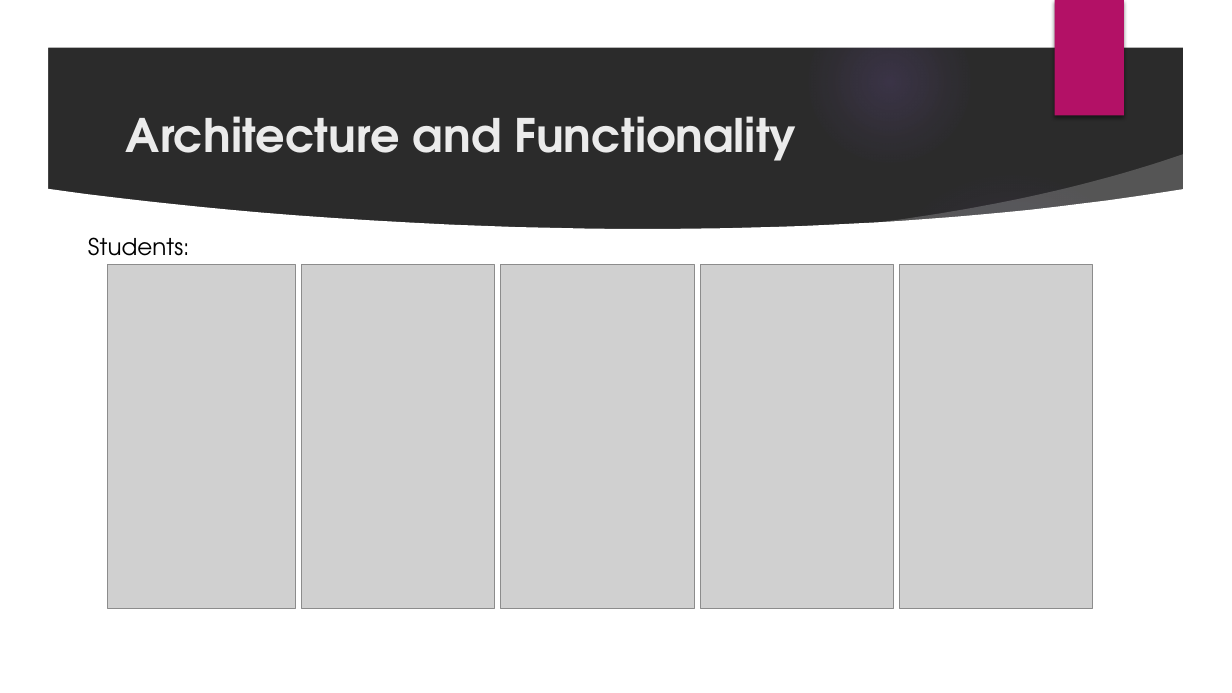
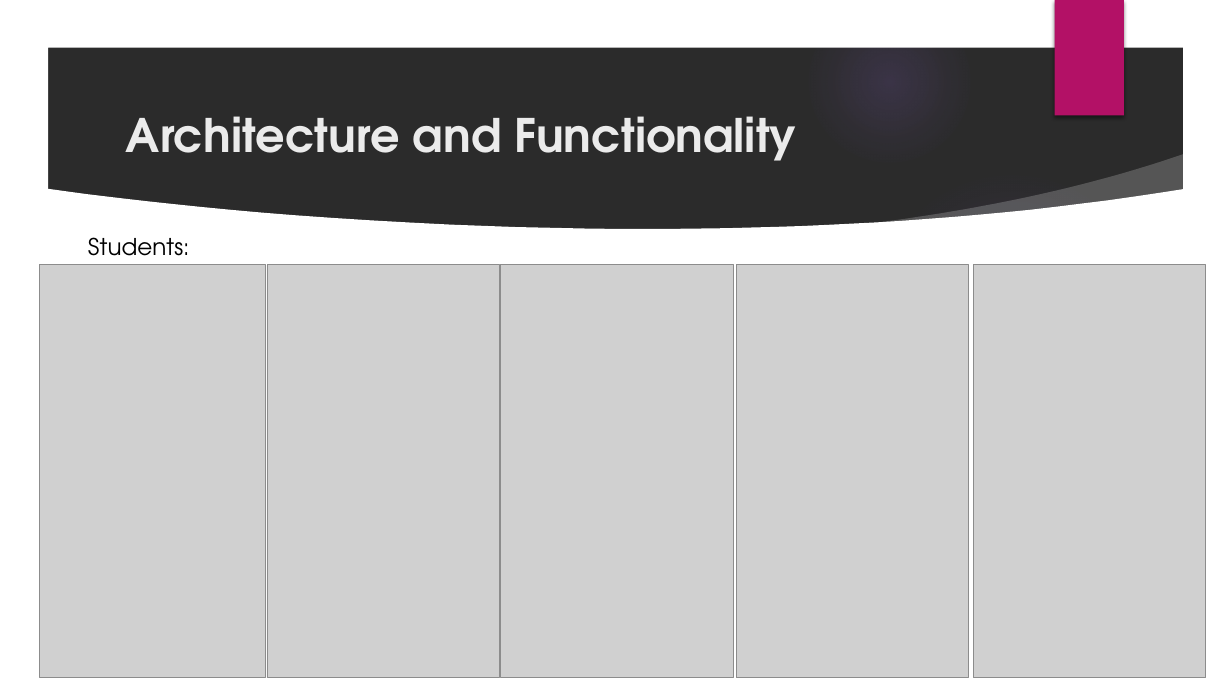
Before and after one commit to ks-manu/Mannschaft_KNUST, a slide deck: slide 11 of MannschaftPresentation.pptx. Drawn at 1232x693 pixels with LibreOffice and Linux fonts; fonts in the diff are those of the drawing; grey boxes stand for pictures; background and template pictures are left out; a plain dark background stands for a picture behind light text. Boxes give left, top, right and bottom in pixels: in the first picture for what was removed or moved away, otherwise in the second. Text is boxed around its words. In the diff, an @@ line names an element or a change of style, - is before the commit and + after.

```diff
--- a/MannschaftPresentation.pptx
+++ b/MannschaftPresentation.pptx
@@ picture resized from (x1=108, y1=265, x2=296, y2=608) to (x1=40, y1=265, x2=265, y2=678) @@
@@ picture resized from (x1=301, y1=265, x2=494, y2=608) to (x1=267, y1=265, x2=499, y2=678) @@
@@ picture resized from (x1=501, y1=265, x2=694, y2=608) to (x1=501, y1=265, x2=733, y2=678) @@
@@ picture resized from (x1=701, y1=265, x2=894, y2=608) to (x1=737, y1=265, x2=969, y2=678) @@
@@ picture resized from (x1=900, y1=265, x2=1093, y2=608) to (x1=974, y1=265, x2=1206, y2=678) @@
```
Also in this commit, not shown: 4 other slides changed, 4 other files.
